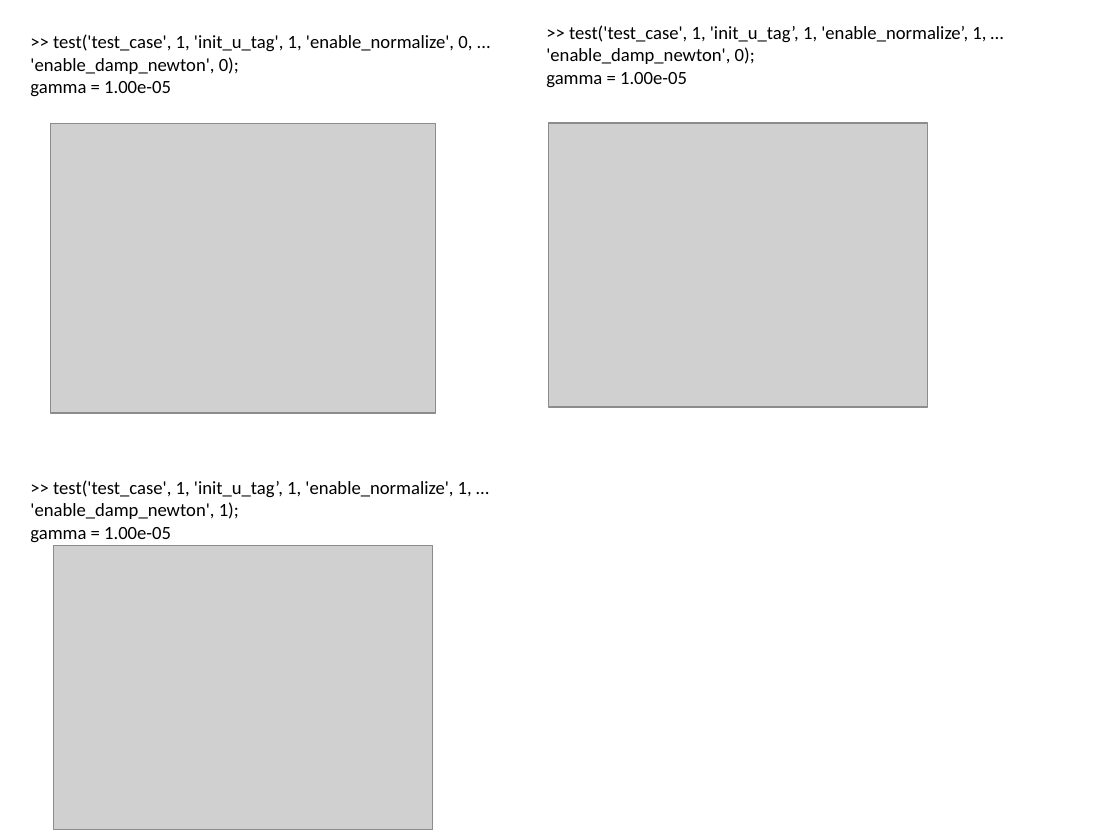
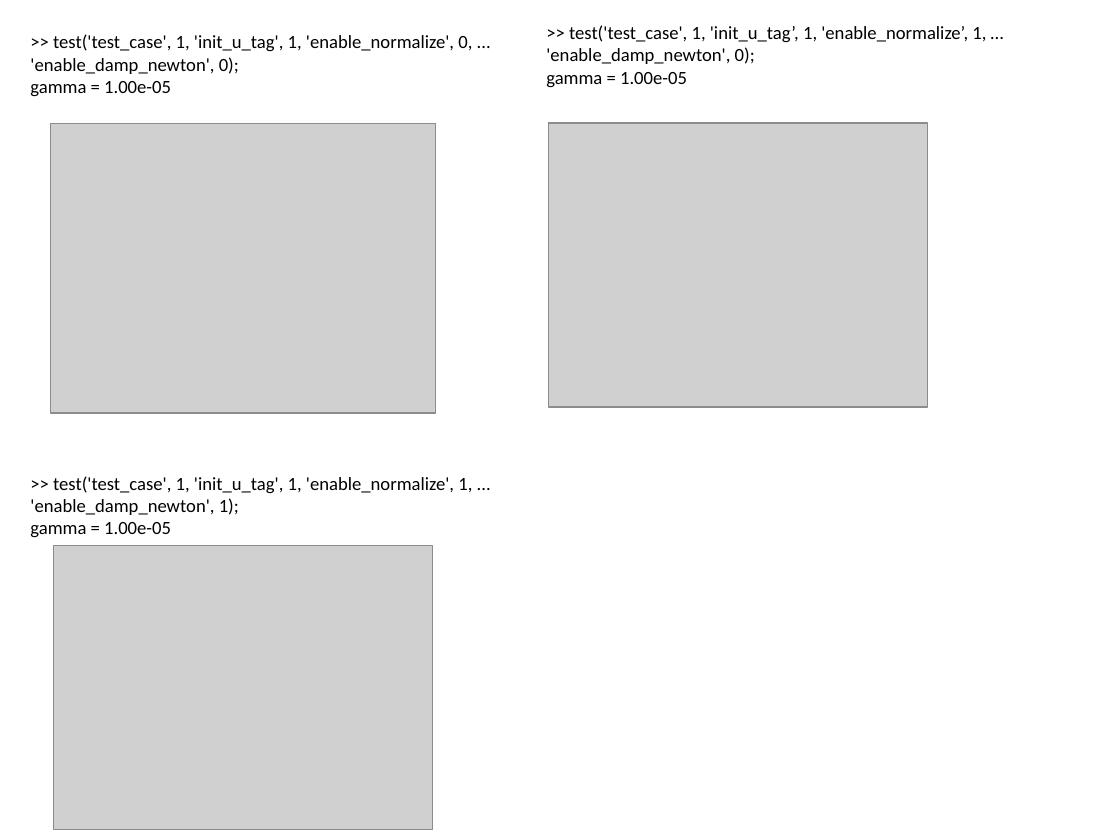
Before and after one commit to lu6007/opt-pde, a slide deck: slide 3 of doc/result_0404_2019.pptx. Drawn at 1120x840 pixels with LibreOffice and Linux fonts; fonts in the diff are those of the drawing; grey boxes stand for pictures. Boxes give left, top, right and bottom in pixels: in the first picture for what was removed or moved away, otherwise in the second. Text is boxed around its words. In the diff, an @@ line names an element or a change of style, - is before the commit and + after.

```diff
--- a/doc/result_0404_2019.pptx
+++ b/doc/result_0404_2019.pptx
@@ text at (53, 476, 472, 493): text changed @@
->> test('test_case', 1, 'init_u_tag’, 1, 'enable_normalize', 1, …
+>> test('test_case', 1, 'init_u_tag', 1, 'enable_normalize', 1, ...
```
Also in this commit, not shown: 5 other slides changed, 2 slides removed, 4 other files.
